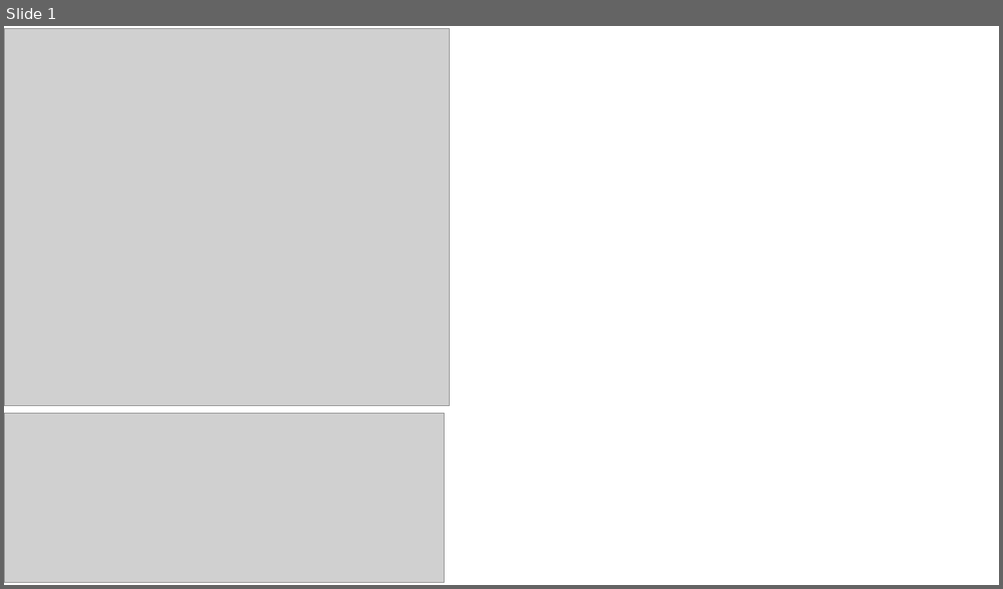
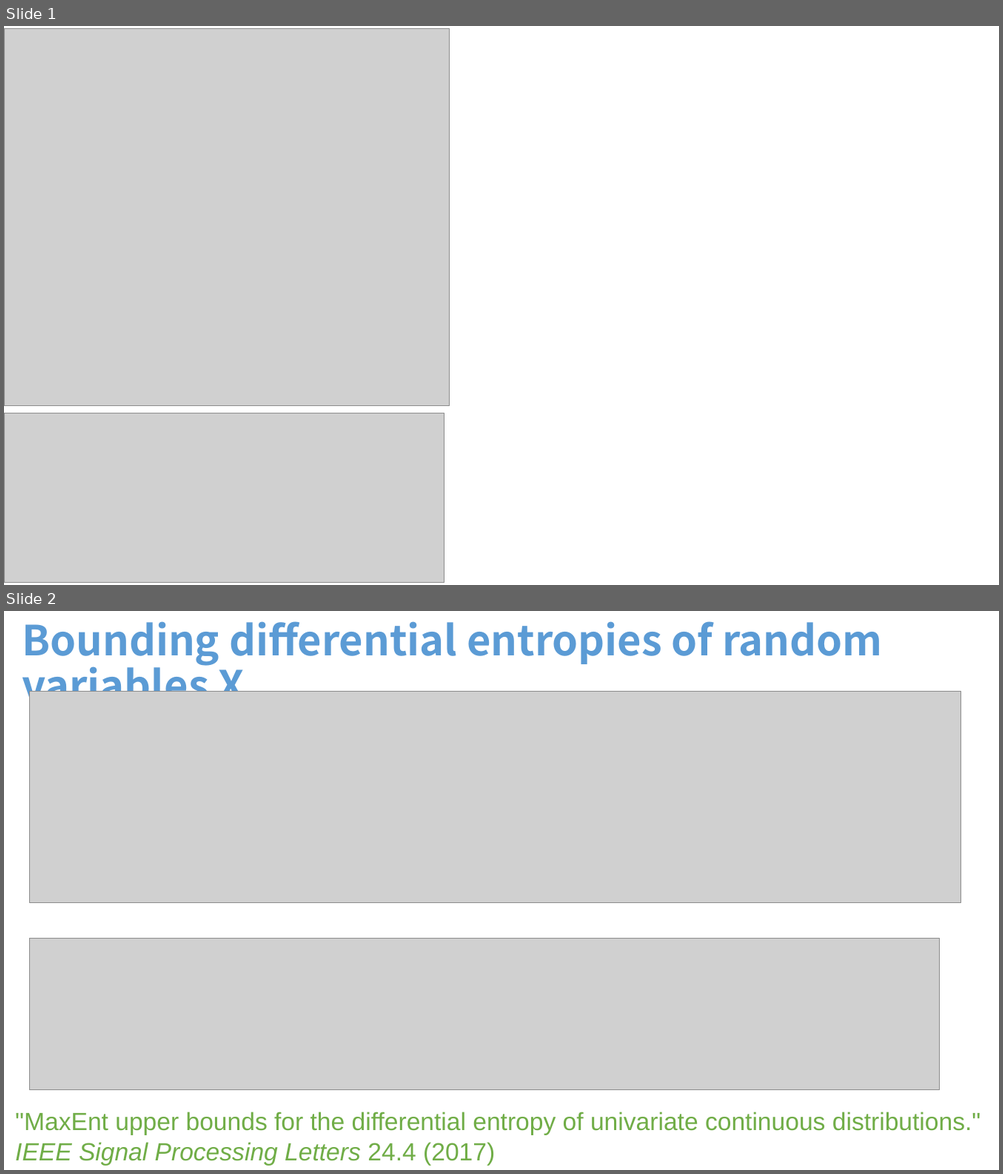
Before and after one commit to FrankNielsen/FrankNielsen.github.io, a slide deck: PPTX/Card-Feb2024.pptx. Shown one above the other, each under a label of ours: slide 1 before the commit, slides 1 and 2 after it. The pictures are 1003x589 and 1003x1174 pixels, drawn with LibreOffice and Linux fonts; fonts in the diff are those of the drawing; grey boxes stand for pictures. Boxes give left, top, right and bottom in pixels: in the first picture for what was removed or moved away, otherwise in the second. Text is boxed around its words. In the diff, an @@ line names an element or a change of style, - is before the commit and + after.

```diff
--- a/PPTX/Card-Feb2024.pptx
+++ b/PPTX/Card-Feb2024.pptx
@@ slide 2 added at <box>4,611,999,1170</box>, background #FFFFFF @@
@@ title added at <box>22,621,882,711</box>, 40 pt, text #5B9BD5, bold @@
+Bounding differential entropies of random variables X
@@ picture added at <box>29,692,961,903</box> @@
@@ picture added at <box>29,939,939,1090</box> @@
@@ text added at <box>15,1112,980,1166</box>, 24 pt, text #70AD47 @@
+"MaxEnt upper bounds for the differential entropy of univariate continuous distributions."
+IEEE Signal Processing Letters 24.4 (2017)
```
Also in this commit, not shown: 2 other slides added, 3 other files.
